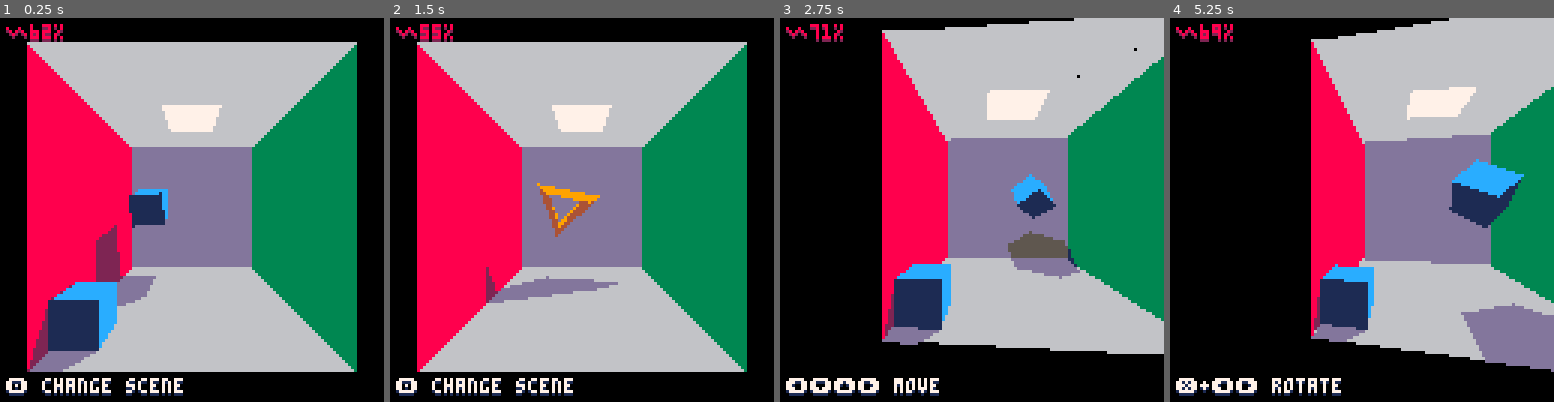
Above: before the commit, frames 1-4 (left to right).
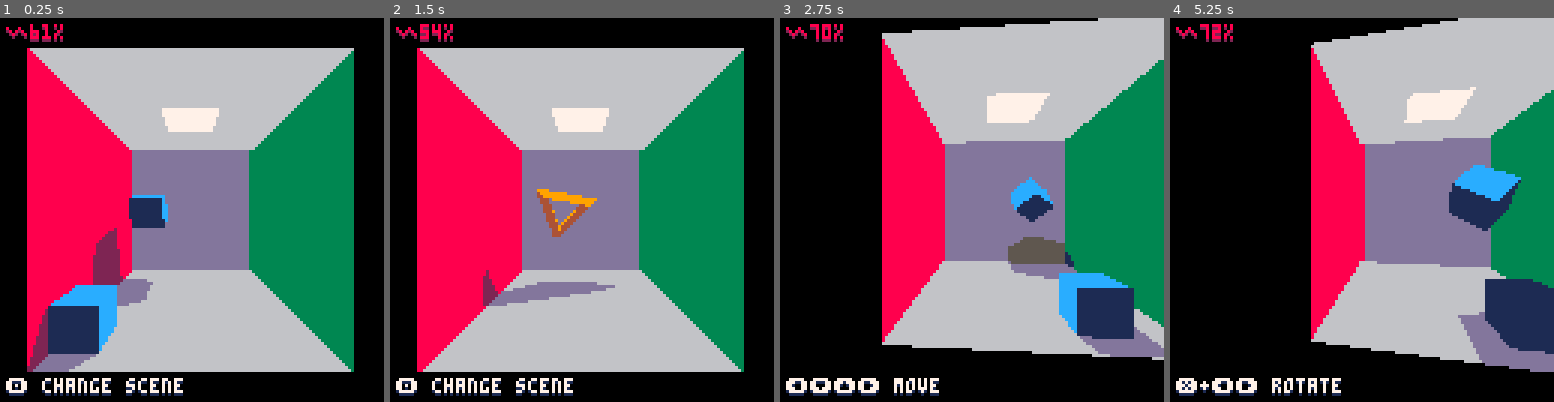
Above: after the commit, the same moments.

Repository: freds72/pico8-shadows
Game: PICO-8 cartridge carts/cornell_box.p8
Two runs of this game, one before a commit and one after it. Both use one fixed random seed, a clock stepped at 60 frames per second and the inputs below.
Inputs:
- Up to frame 1 (0.25 s): no input
- Up to frame 2 (1.5 s): tap X (X key) at 0.33, 1.07 s; tap O (Z key) at 0.7 s
- Up to frame 3 (2.75 s): hold Right 1.6-2.1 s; tap O (Z key) at 1.7, 2.1, 2.5 s; tap X (X key) at 1.85 s; hold Up 2.15-2.42 s; hold Right from 2.47 s (still down)
- Up to frame 4 (5.25 s): tap O (Z key) every 0.4 s from 2.9 to 4.9 s; tap X (X key) at 2.97, 4.08, 5.2 s; release Right at 3.03 s; hold Left 3.08-3.58 s; hold Down 3.63-3.97 s; hold Right 4.02-4.68 s; hold Up 4.73-5.03 s; hold Left from 5.08 s (still down)

The runs differ from the first frame. In frame 1, 4.7% of the frame differs, in the area x 7-93%, y 1-93%; in frame 2, 4.9%; in frame 3, 10%, in the area x 10-100%, y 0-90%; in frame 4, 8.2%.

Commit message:
changed renderer to sub-pix edge rasterizer :)

Diff:
--- a/carts/cornell_box.p8
+++ b/carts/cornell_box.p8
@@ -1,5 +1,5 @@
 pico-8 cartridge // http://www.pico-8.com
-version 16
+version 18
 __lua__
 -- cornell box
 -- by freds72
@@ -103,7 +103,7 @@
 function v_normz(v)
 	local d=v_dot(v,v)
 	if d>0.001 then
-		d=sqrt(d)
+		d=d^0.5
 		v[1]/=d
 		v[2]/=d
 		v[3]/=d
@@ -186,7 +186,7 @@
 function q_normz(q)
 	local d=v_dot(q,q)+q[4]*q[4]
 	if d>0 then
-		d=sqrt(d)
+		d=d^0.5
 		q[1]/=d
 		q[2]/=d
 		q[3]/=d
@@ -238,7 +238,10 @@
 local all_actors={
 	cube={
 		model="cube",
-		update=nop
+		update=function(self)
+			self.pos[1]=2.5*cos(time_t/240)
+			return true
+		end
 	},
 	ground={
 		model="cornell",
@@ -318,7 +321,7 @@
 		project2d=function(self,v)
 			-- view to screen
  			local w=focal/v[3]
- 			return x0+ceil(v[1]*w),y0-ceil(v[2]*w)
+ 			return x0+v[1]*w,y0-v[2]*w
 		end,
 		-- draw the given vertices using function fn
 		-- performs cam space clipping
@@ -444,7 +447,7 @@
 				v[i]=m_x_v(cam.m,make_v(cam.pos,v[i]))
 			end
 		end
-		add(objs,f)
+		objs[#objs+1]=f
 	end
 
 	-- z-sorting
@@ -467,7 +470,7 @@
 		if not a:update() then
 			del(array,a)
 		elseif a.model then
-			add(drawables,a)
+			drawables[#drawables+1]=a
 		end
 	end
 end
@@ -492,14 +495,14 @@
 				local r=make_v(v0,v1)
 				v_scale(r,d0/(d0-d1))
 				v_add(r,v0)
-				add(res,r)
+				res[#res+1]=r
 			end
-			add(res,v1)
+			res[#res+1]=v1
 		elseif d0>0 then
 			local r=make_v(v0,v1)
 			v_scale(r,d0/(d0-d1))
 			v_add(r,v0)
-			add(res,r)
+			res[#res+1]=r
 		end
 		v0,d0=v1,d1
 	end
@@ -540,11 +543,11 @@
 					v_add(v,pos)
 					v_cache[vi]=v
 				end
-				add(vertices,v)
+				vertices[#vertices+1]=v
 			end
 		end
 		if cam_facing then
-			add(out,{v=vertices,c=f.c,id=face_id,light=light_facing,shadows={}})
+			out[#out+1]={v=vertices,c=f.c,id=face_id,light=light_facing,shadows={}}
 		end
 		-- shadow caster
 		if is_caster and f.cast_shadows then
@@ -695,69 +698,40 @@
 end
 
 -->8
--- trifill
--- by @p01
-function p01_trapeze_h(l,r,lt,rt,y0,y1)
- lt,rt=(lt-l)/(y1-y0),(rt-r)/(y1-y0)
- if(y0<0)l,r,y0=l-y0*lt,r-y0*rt,0
-	for y0=y0,min(y1,128) do
-  rectfill(l,y0,r,y0)
-  l+=lt
-  r+=rt
- end
-end
-function p01_trapeze_w(t,b,tt,bt,x0,x1)
- tt,bt=(tt-t)/(x1-x0),(bt-b)/(x1-x0)
- if(x0<0)t,b,x0=t-x0*tt,b-x0*bt,0
- for x0=x0,min(x1,128) do
-  rectfill(x0,t,x0,b)
-  t+=tt
-  b+=bt
- end
-end
-
-function trifill(x0,y0,x1,y1,x2,y2,col)
- color(col)
- if(y1<y0)x0,x1,y0,y1=x1,x0,y1,y0
- if(y2<y0)x0,x2,y0,y2=x2,x0,y2,y0
- if(y2<y1)x1,x2,y1,y2=x2,x1,y2,y1
- if max(x2,max(x1,x0))-min(x2,min(x1,x0)) > y2-y0 then
-  col=x0+(x2-x0)/(y2-y0)*(y1-y0)
-  p01_trapeze_h(x0,x0,x1,col,y0,y1)
-  p01_trapeze_h(x1,col,x2,x2,y1,y2)
- else
-  if(x1<x0)x0,x1,y0,y1=x1,x0,y1,y0
-  if(x2<x0)x0,x2,y0,y2=x2,x0,y2,y0
-  if(x2<x1)x1,x2,y1,y2=x2,x1,y2,y1
-  col=y0+(y2-y0)/(x2-x0)*(x1-x0)
-  p01_trapeze_w(y0,y0,y1,col,x0,x1)
-  p01_trapeze_w(y1,col,y2,y2,x1,x2)
- end
-end
-
-function polyfill(p,c)
-	if #p>2 then
-		local x0,y0=cam:project2d(p[1])
-		local x1,y1=cam:project2d(p[2])
-		for i=3,#p do
-			local x2,y2=cam:project2d(p[i])
-			trifill(x0,y0,x1,y1,x2,y2,c)
-			x1,y1=x2,y2
-		end
-	end
-end
-function poly(p,c)
-	if #p>1 then
-		color(c)
-		local x0,y0=cam:project2d(p[#p])
-		for i=1,#p do
-			local x1,y1=cam:project2d(p[i])
-			line(x0,y0,x1,y1)
-			x0,y0=x1,y1
-		end
-	end
-end
-
+
+-- edge rasterizer
+function polyfill(p,col)
+ if(#p<2) return
+	color(col)
+	local p0,nodes=p[#p],{}
+	-- band vs. flr: -0.20%
+	local x0,y0=cam:project2d(p0)
+
+	for i=1,#p do
+		local p1=p[i]
+		local x1,y1=cam:project2d(p1)
+		-- backup before any swap
+		local _x1,_y1=x1,y1
+		if(y0>y1) x0,y0,x1,y1=x1,y1,x0,y0
+		-- exact slope
+		local dx=(x1-x0)/(y1-y0)
+		if(y0<0) x0-=y0*dx y0=0
+		-- subpixel shifting (after clipping)
+		local cy0=ceil(y0)
+		x0+=(cy0-y0)*dx
+		for y=cy0,min(ceil(y1)-1,127) do
+			local x=nodes[y]
+			if x then
+				rectfill(x,y,x0,y)
+			else
+				nodes[y]=x0
+			end
+			x0+=dx
+		end
+		-- next vertex
+		x0,y0=_x1,_y1
+	end
+end
 -->8
 -- #putaflipinit
 function cflip() if(slowflip)flip()
